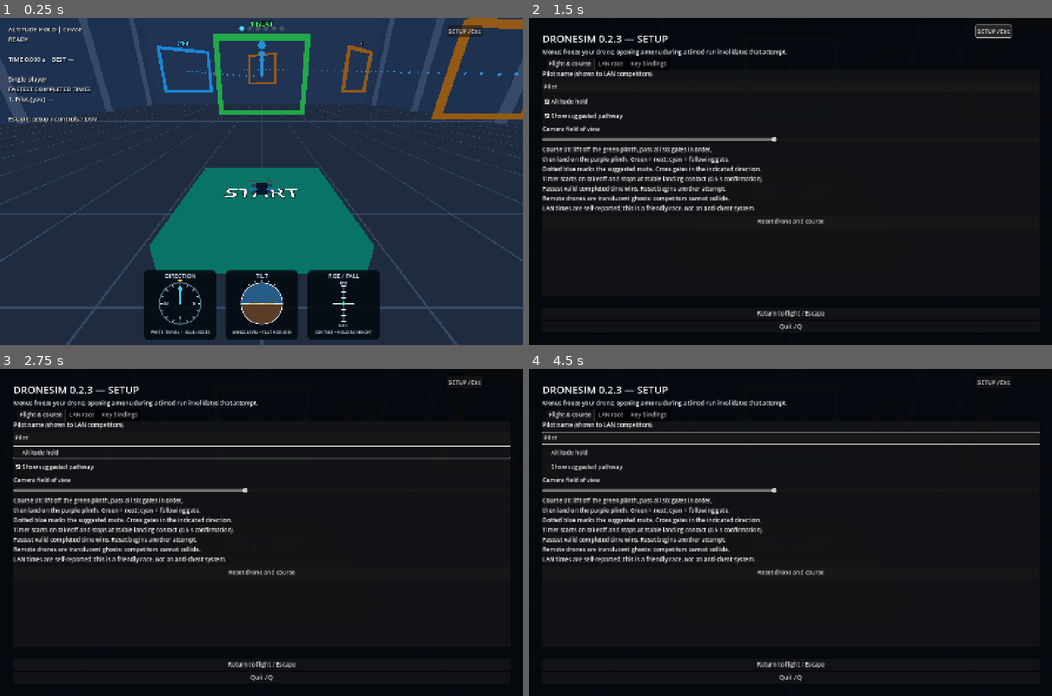
Above: before the commit, frames 1-4 (two rows, left to right).
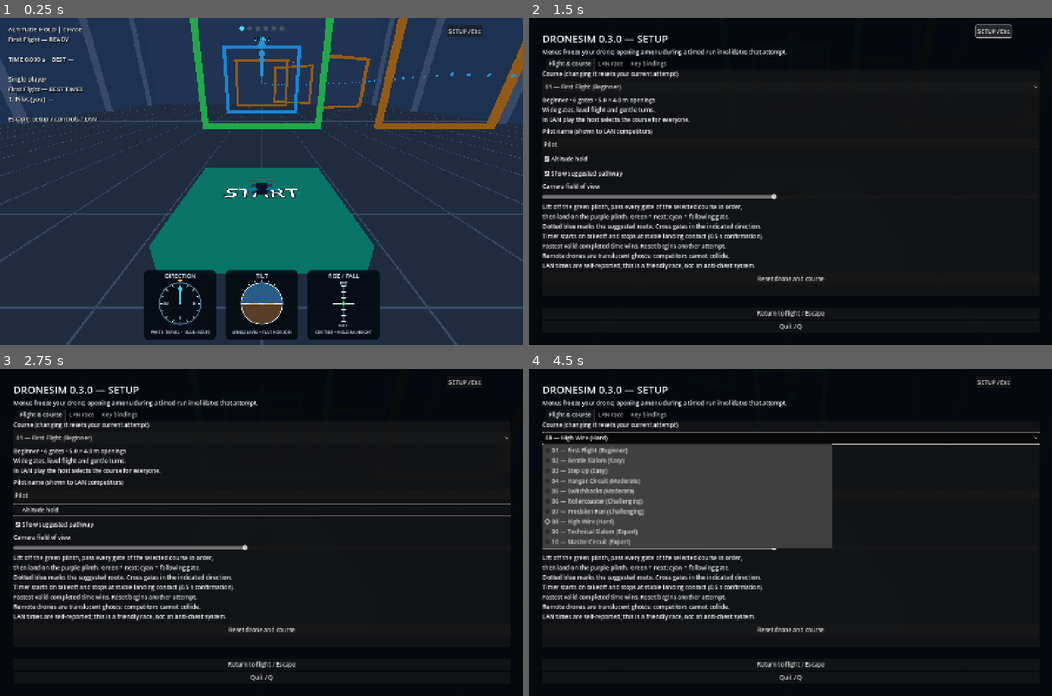
Above: after the commit, the same moments.

Repository: frazerpearce/DroneSim
Game: Godot game, scene res://main.tscn
The game is run twice, just before and just after one commit, with the same random seed, the same clock (stepped at 60 frames per second) and the same inputs.
Inputs (mouse positions are in pixels of both pictures, inside the frame that each line leads up to):
- Up to frame 1 (0.25 s): no input
- Up to frame 2 (1.5 s): tap Enter at 0.5 s; move the mouse to (905, 165) at 0.52 s; hold D 0.53-1.25 s; tap Z at 0.6 s; click (905, 165) at 0.67 s; tap Space at 0.77 s; click "SETUP / Esc" at 1.25 s
- Up to frame 3 (2.75 s): click "Altitude hold" at 2 s
- Up to frame 4 (4.5 s): click (790, 437) at 2.75 s, where only the run after the commit has a clickable "01 — First Flight (Beginner)"; click "Show suggested pathway" at 3.5 s; click (790, 437) at 4.25 s, where only the run after the commit has a clickable "08 — High Wire (Hard)"

The runs differ from the first frame. In frame 1, 6.9% of the frame differs, in the area x 1-100%, y 0-34%; in frame 2, 8.4%; in frame 3, 9.8%; in frame 4, 21%, in the area x 2-98%, y 5-81%.

Commit message:
Add ten selectable courses, host-synchronised course changes and validation notes (0.3.0)

Diff:
--- a/godot/course.gd
+++ b/godot/course.gd
@@ -1,9 +1,16 @@
 extends Node3D
-const POINTS := [Vector3(0,3,0),Vector3(-7,4,-10),Vector3(0,5,-20),Vector3(9,4,-10),Vector3(10,3,2),Vector3(8,2.5,12)]
+const Catalog = preload("res://course_catalog.gd")
+var selected := 0
+var POINTS: Array = Catalog.COURSES[0].points
 const START := Vector3(0,0.5,8)
 const FINISH := Vector3(8,0.5,20)
 const SPAWN := START + Vector3(0,0.18,0)
-const ID := "hangar-01-v1"
+var best_times := {}
+var gate_width := 5.0
+var gate_height := 4.0
+var geometry: Node3D
+func title() -> String: return Catalog.COURSES[selected].name
+func course_id() -> String: return "hangar-%02d-v1" % (selected+1)
 var game: Node3D
 var next_gate := 0
 var state := "READY"
@@ -19,14 +26,37 @@
 signal completed(time: float)
 
 func _ready() -> void:
+ rebuild()
+
+func select(index: int) -> void:
+ best_times[selected] = best
+ selected = clampi(index,0,Catalog.COURSES.size()-1)
+ var spec: Dictionary = Catalog.COURSES[selected]
+ POINTS = spec.points
+ gate_width = spec.width
+ gate_height = spec.height
+ best = best_times.get(selected,0.0)
+ rebuild()
+ reset_run()
+
+func rebuild() -> void:
+ var show_route := route.visible if is_instance_valid(route) else true
+ if is_instance_valid(geometry):
+  remove_child(geometry)
+  geometry.queue_free()
+ frames.clear()
+ labels.clear()
+ normals.clear()
+ geometry = Node3D.new()
+ add_child(geometry)
  for pair in [[START,Color(0.1,0.7,0.5),"START"],[FINISH,Color(0.5,0.3,0.9),"FINISH"]]:
-  game.block(self,pair[0]-Vector3(0,0.25,0),Vector3(3,0.5,3),pair[1])
+  game.block(geometry,pair[0]-Vector3(0,0.25,0),Vector3(3,0.5,3),pair[1])
   var text := Label3D.new()
   text.text = pair[2]
   text.position = pair[0]+Vector3(0,0.02,0)
   text.rotation_degrees.x = -90
   text.font_size = 100
-  add_child(text)
+  geometry.add_child(text)
  var last := START
  for i in range(POINTS.size()):
   var p: Vector3 = POINTS[i]
@@ -34,23 +64,24 @@
   normal = normal.normalized()
   normals.append(normal)
   var frame := Node3D.new()
-  add_child(frame)
+  geometry.add_child(frame)
   frame.position = p
   frame.rotation.y = atan2(normal.x,normal.z)
   frames.append(frame)
-  for x in [-2.2,2.2]:
-   game.block(frame,Vector3(x,0,0),Vector3(0.22,3.4,0.25),Color.ORANGE)
-  for y in [-1.7,1.7]:
-   game.block(frame,Vector3(0,y,0),Vector3(4.6,0.22,0.25),Color.ORANGE)
+  for x in [-gate_width/2-0.11,gate_width/2+0.11]:
+   game.block(frame,Vector3(x,0,0),Vector3(0.22,gate_height+0.44,0.25),Color.ORANGE)
+  for y in [-gate_height/2-0.11,gate_height/2+0.11]:
+   game.block(frame,Vector3(0,y,0),Vector3(gate_width+0.44,0.22,0.25),Color.ORANGE)
   var label := Label3D.new()
-  label.position = Vector3(0,2.2,0)
+  label.position = Vector3(0,gate_height/2+0.6,0)
   label.billboard = BaseMaterial3D.BILLBOARD_ENABLED
   label.font_size = 64
   frame.add_child(label)
   labels.append(label)
   last = p
  route = Node3D.new()
- add_child(route)
+ geometry.add_child(route)
+ route.visible = show_route
  var points: Array = [START+Vector3(0,2.5,0)]
  points.append_array(POINTS)
  points.append(FINISH+Vector3(0,1,0))
@@ -99,7 +130,7 @@
  if da >= 0 or db < 0: return false
  var hit := a.lerp(b,-da/(db-da))-centre
  var right := Vector3(normal.z,0,-normal.x)
- return absf(hit.dot(right)) <= 1.78 and absf(hit.y) <= 1.28
+ return absf(hit.dot(right)) <= gate_width/2-0.42 and absf(hit.y) <= gate_height/2-0.16
 
 func tick(dt: float, pos: Vector3, velocity: Vector3, crashed: bool, contact: bool) -> void:
  if state == "READY" and contact and pos.distance_to(SPAWN)<0.4: armed = true
--- /dev/null
+++ b/godot/course_catalog.gd
@@ -0,0 +1,14 @@
+extends RefCounted
+# Gate width/height are clear openings; all coordinates are metres.
+const COURSES := [
+ {"name":"First Flight","difficulty":"Beginner","width":5.0,"height":4.0,"hint":"Wide gates, level flight and gentle turns.","points":[Vector3(0,3,2),Vector3(0,3,-5),Vector3(0,3,-12),Vector3(4,3,-18),Vector3(8,3,-10),Vector3(8,3,2)]},
+ {"name":"Gentle Slalom","difficulty":"Easy","width":4.8,"height":3.8,"hint":"Learn to brake and change lateral direction.","points":[Vector3(-3,3,1),Vector3(3,3,-6),Vector3(-3,3,-13),Vector3(3,3,-21),Vector3(10,3,-12),Vector3(9,3,2)]},
+ {"name":"Step Up","difficulty":"Easy","width":4.6,"height":3.6,"hint":"Climb progressively, then descend under control.","points":[Vector3(0,3,1),Vector3(-5,5,-7),Vector3(-5,7,-17),Vector3(5,7,-21),Vector3(10,5,-10),Vector3(8,3,4)]},
+ {"name":"Hangar Circuit","difficulty":"Moderate","width":4.4,"height":3.4,"hint":"The original six-gate course with mixed heights.","points":[Vector3(0,3,0),Vector3(-7,4,-10),Vector3(0,5,-20),Vector3(9,4,-10),Vector3(10,3,2),Vector3(8,2.5,12)]},
+ {"name":"Switchbacks","difficulty":"Moderate","width":4.2,"height":3.4,"hint":"Repeated tight direction changes test momentum control.","points":[Vector3(-6,3,1),Vector3(-10,4,-10),Vector3(-3,4,-18),Vector3(4,4,-10),Vector3(11,4,-18),Vector3(13,3,-4),Vector3(8,3,8)]},
+ {"name":"Rollercoaster","difficulty":"Challenging","width":4.0,"height":3.2,"hint":"Alternate climbs and descents through a long circuit.","points":[Vector3(0,3,0),Vector3(-6,7,-8),Vector3(-6,3,-19),Vector3(3,8,-22),Vector3(11,4,-13),Vector3(9,8,-2),Vector3(5,3,9)]},
+ {"name":"Precision Run","difficulty":"Challenging","width":2.8,"height":2.8,"hint":"Smaller openings reward accurate alignment over speed.","points":[Vector3(-3,3,0),Vector3(-8,4,-9),Vector3(-4,5,-20),Vector3(5,5,-19),Vector3(11,4,-8),Vector3(8,3,5),Vector3(8,2.5,13)]},
+ {"name":"High Wire","difficulty":"Hard","width":3.0,"height":2.8,"hint":"Climb above the circuit, hold height, then descend to land.","points":[Vector3(0,4,0),Vector3(-6,8,-7),Vector3(-8,12,-18),Vector3(0,12,-23),Vector3(10,12,-15),Vector3(12,9,-4),Vector3(8,6,7),Vector3(8,3,13)]},
+ {"name":"Technical Slalom","difficulty":"Expert","width":2.5,"height":2.6,"hint":"Narrow gates, lateral reversals and changing height.","points":[Vector3(-4,3,1),Vector3(3,5,-5),Vector3(-5,3,-12),Vector3(3,6,-20),Vector3(11,4,-14),Vector3(5,6,-7),Vector3(12,3,1),Vector3(6,4,9),Vector3(8,2.5,14)]},
+ {"name":"Master Circuit","difficulty":"Expert","width":2.2,"height":2.4,"hint":"A long precision circuit combining altitude changes and reversals.","points":[Vector3(-4,3,1),Vector3(-10,6,-6),Vector3(-5,10,-15),Vector3(4,8,-23),Vector3(12,4,-17),Vector3(5,7,-9),Vector3(-4,4,-4),Vector3(2,9,4),Vector3(11,6,9),Vector3(8,2.5,14)]}
+]
--- a/godot/flight_hud.gd
+++ b/godot/flight_hud.gd
@@ -57,7 +57,7 @@
   var colour := Color(0.28,0.33,0.38)
   if i<game.course.next_gate: colour=Color(0.3,1,0.4)
   elif i==game.course.next_gate: colour=CYAN
-  draw_circle(Vector2(screen.x/2+(i-2.5)*22,28),6,colour,true,-1,true)
+  draw_circle(Vector2(screen.x/2+(i-(game.course.POINTS.size()-1)/2.0)*22,28),6,colour,true,-1,true)
 
 func compass(c: Vector2, heading: float) -> void:
  panel(c,"DIRECTION")
--- a/godot/main.gd
+++ b/godot/main.gd
@@ -116,6 +116,7 @@
 
 func save_settings() -> void:
  var config := ConfigFile.new()
+ config.set_value("flight","course",course.selected)
  config.set_value("flight","name",session.player_name)
  config.set_value("flight","hold",drone.altitude_hold)
  config.set_value("flight","path",course.route.visible)
@@ -126,11 +127,21 @@
 func load_settings() -> void:
  var config := ConfigFile.new()
  if config.load("user://settings.cfg")!=OK: return
+ var index: Variant = config.get_value("flight","course",0)
+ if index is int: course.select(index)
  session.player_name = str(config.get_value("flight","name","Pilot")).left(24)
  drone.altitude_hold = config.get_value("flight","hold",true)==true
  course.route.visible = config.get_value("flight","path",true)==true
  var fov: Variant = config.get_value("flight","fov",78.0)
  if (fov is int or fov is float) and is_finite(float(fov)): camera.fov=clampf(float(fov),50,110)
+
+func select_course(index: int, from_host := false) -> void:
+ if session.net.peer != null and not session.net.is_host and not from_host: return
+ course.select(index)
+ session.course_changed()
+ reset_attempt()
+ if setup: setup.refresh_course()
+ if not from_host: save_settings()
 
 func reset_attempt() -> void:
  drone.reset_drone()
@@ -199,4 +210,4 @@
   camera.look_at(drone.position+Vector3(0,0.15,0))
  var status := "CRASH — reset to retry" if drone.crashed else ("PAUSED" if paused else ("ALTITUDE HOLD" if drone.altitude_hold else "MANUAL COLLECTIVE"))
  hud.visible = not setup.visible
- hud.text = "%s | %s\n%s\n\nTIME %.3f s    BEST %s\n\n%s\n%s\nEscape: setup / controls / LAN" % [status,"FPV" if fpv else "CHASE",course.state,course.seconds,"%.3f s" % course.best if course.best>0 else "—",session.status,session.leaderboard()]
+ hud.text = "%s | %s\n%s\n\nTIME %.3f s    BEST %s\n\n%s\n%s\nEscape: setup / controls / LAN" % [status,"FPV" if fpv else "CHASE",course.title()+" — "+course.state,course.seconds,"%.3f s" % course.best if course.best>0 else "—",session.status,session.leaderboard()]
--- a/godot/project.godot
+++ b/godot/project.godot
@@ -1,7 +1,7 @@
 config_version=5
 [application]
 config/name="DroneSim"
-config/version="0.2.3"
+config/version="0.3.0"
 run/main_scene="res://main.tscn"
 config/features=PackedStringArray("4.4", "GL Compatibility")
 [display]
--- a/godot/session.gd
+++ b/godot/session.gd
@@ -1,6 +1,6 @@
 extends Node
 const Transport = preload("res://transport.gd")
-const PROTOCOL := "DroneSim-0.2.3-hangar-01-v1"
+const PROTOCOL := "DroneSim-0.3.0-courses-v1"
 var net = Transport.new()
 var game: Node3D
 var status := "Single player"
@@ -11,7 +11,10 @@
 var connect_age := 0.0
 var player_name := "Pilot"
 var local_best := 0.0
+var course_bests := {}
 var announced := false
+var snapshot_serial := 0
+var received_serial := -1
 
 func offline() -> void:
  net.close()
@@ -20,7 +23,10 @@
  states.clear()
  scores.clear()
  local_best = 0
+ course_bests.clear()
  announced = false
+ snapshot_serial = 0
+ received_serial = -1
  status = "Single player"
 
 func host(port: int) -> void:
@@ -39,9 +45,10 @@
 
 func record(time: float) -> void:
  if local_best == 0 or time < local_best: local_best = time
+ course_bests[game.course.selected] = local_best
 
 func local_state() -> Dictionary:
- return {"protocol":PROTOCOL,"name":player_name.left(24),"transform":game.drone.transform,"time":game.course.seconds,"gate":game.course.next_gate,"state":game.course.state,"best":local_best}
+ return {"protocol":PROTOCOL,"course":game.course.selected,"name":player_name.left(24),"transform":game.drone.transform,"time":game.course.seconds,"gate":game.course.next_gate,"state":game.course.state,"best":local_best}
 
 func valid(data: Dictionary) -> bool:
  if data.get("protocol") != PROTOCOL: return false
@@ -53,7 +60,9 @@
  for field in ["time","best"]:
   var number: Variant = data.get(field)
   if not (number is float or number is int) or not is_finite(float(number)) or number<0 or number>86400: return false
- return data.get("gate") is int and data.gate>=0 and data.gate<=6 and data.get("state") is String
+ var index: Variant = data.get("course")
+ if not index is int or index<0 or index>=game.course.Catalog.COURSES.size(): return false
+ return data.get("gate") is int and data.gate>=0 and data.gate<=game.course.Catalog.COURSES[index].points.size() and data.get("state") is String
 
 func _process(dt: float) -> void:
  if net.peer == null: return
@@ -81,22 +90,23 @@
  for packet in net.incoming:
   var data: Dictionary = packet.message
   if net.is_host and data.get("type") == "pilot":
-   if valid(data): states[packet.sender] = data
+   if valid(data):
+    if data.course==game.course.selected: states[packet.sender] = data
    else: net.disconnect_peer(packet.sender)
   elif not net.is_host and packet.sender == 1 and data.get("type") == "snapshot":
    if data.get("protocol") != PROTOCOL:
     offline()
     status = "Incompatible DroneSim version/course"
     return
-   if data.get("pilots") is Dictionary and data.pilots.size()<=8:
-    states = data.pilots
+   accept_snapshot(data)
  net.incoming.clear()
  accumulator += dt
  if accumulator >= 0.05:
   accumulator = 0
   if net.is_host:
+   snapshot_serial += 1
    states[1] = local_state()
-   net.send(0,{"type":"snapshot","protocol":PROTOCOL,"pilots":states},false,2)
+   net.send(0,{"type":"snapshot","protocol":PROTOCOL,"course":game.course.selected,"serial":snapshot_serial,"pilots":states},false,2)
   elif net.connected:
    var data := local_state()
    data.type = "pilot"
@@ -110,7 +120,7 @@
    ghosts[id].queue_free()
    ghosts.erase(id)
  for id in states:
-  if id == own or not states[id] is Dictionary or not valid(states[id]): continue
+  if id == own or not states[id] is Dictionary or not valid(states[id]) or states[id].course!=game.course.selected: continue
   var data: Dictionary = states[id]
   if not ghosts.has(id):
    var ghost := Node3D.new() # visual only: no bodies, areas or collision shapes
@@ -146,12 +156,31 @@
  var own: int = net.peer.get_unique_id() if net.peer!=null and net.connected else 1
  rows.append({"name":player_name+" (you)","best":local_best})
  for id in states:
-  if id != own and states[id] is Dictionary and valid(states[id]): rows.append(states[id])
+  if id != own and states[id] is Dictionary and valid(states[id]) and states[id].course==game.course.selected: rows.append(states[id])
  rows.sort_custom(func(a,b): return (a.best if a.best>0 else INF)<(b.best if b.best>0 else INF))
- var text := "FASTEST COMPLETED TIMES\n"
+ var text: String = game.course.title()+" — BEST TIMES\n"
  for i in range(rows.size()):
   text += "%d. %s  %s\n" % [i+1,str(rows[i].name).left(30),"%.3f s" % rows[i].best if rows[i].best>0 else "—"]
  return text
 
 func _exit_tree() -> void:
  net.close()
+
+func course_changed() -> void:
+ # Completion records are already stored under their course; restore the new selection.
+ local_best = course_bests.get(game.course.selected,0.0)
+ states.clear()
+ for ghost in ghosts.values(): ghost.queue_free()
+ ghosts.clear()
+
+func accept_snapshot(data: Dictionary) -> bool:
+ if data.get("protocol")!=PROTOCOL: return false
+ var serial: Variant = data.get("serial")
+ var index: Variant = data.get("course")
+ if not serial is int or serial<=received_serial: return false
+ if not index is int or index<0 or index>=game.course.Catalog.COURSES.size(): return false
+ if not data.get("pilots") is Dictionary or data.pilots.size()>8: return false
+ received_serial = serial
+ if index!=game.course.selected: game.select_course(index,true)
+ states = data.pilots
+ return true
--- a/godot/setup.gd
+++ b/godot/setup.gd
@@ -9,6 +9,8 @@
 var name_field: LineEdit
 var address: LineEdit
 var port: SpinBox
+var course_picker: OptionButton
+var course_info: Label
 var previous_pause := false
 
 func label(parent: Node, text: String) -> Label:
@@ -44,12 +46,21 @@
  add_child(panel)
  var box := VBoxContainer.new()
  panel.add_child(box)
- label(box,"DRONESIM 0.2.3 — SETUP").add_theme_font_size_override("font_size",28)
+ label(box,"DRONESIM 0.3.0 — SETUP").add_theme_font_size_override("font_size",28)
  label(box,"Menus freeze your drone; opening a menu during a timed run invalidates that attempt.")
  tabs = TabContainer.new()
  tabs.size_flags_vertical = Control.SIZE_EXPAND_FILL
  box.add_child(tabs)
  var flight := page("Flight & course")
+ label(flight,"Course (changing it resets your current attempt)")
+ course_picker = OptionButton.new()
+ for i in range(game.course.Catalog.COURSES.size()):
+  var spec: Dictionary = game.course.Catalog.COURSES[i]
+  course_picker.add_item("%02d — %s (%s)" % [i+1,spec.name,spec.difficulty])
+ flight.add_child(course_picker)
+ course_info = label(flight,"")
+ course_picker.item_selected.connect(func(index): game.select_course(index))
+ refresh_course()
  label(flight,"Pilot name (shown to LAN competitors)")
  name_field = LineEdit.new()
  name_field.max_length = 24
@@ -74,7 +85,7 @@
  fov.value = game.camera.fov
  fov.value_changed.connect(func(value): game.camera.fov=value; game.save_settings())
  flight.add_child(fov)
- label(flight,"Course 01: lift off the green plinth, pass all six gates in order,\nthen land on the purple plin …(419 unchanged characters)…
+ label(flight,"Lift off the green plinth, pass every gate of the selected course in order,\nthen land on the purple plin …(419 unchanged characters)…
  button(flight,"Reset drone and course",func(): game.reset_attempt())
  var lan := page("LAN race")
  label(lan,"Mac and Windows • up to 8 pilots • same version on every machine")
@@ -165,4 +176,13 @@
  else: notice.text=game.controls.error
  get_viewport().set_input_as_handled()
 func _process(_dt: float) -> void:
- if visible: network_status.text=game.session.status+"\n\n"+game.session.leaderboard()
+ if visible:
+  refresh_course()
+  network_status.text=game.session.status+"\n\n"+game.session.leaderboard()
+
+func refresh_course() -> void:
+ if not course_picker: return
+ course_picker.select(game.course.selected)
+ var spec: Dictionary = game.course.Catalog.COURSES[game.course.selected]
+ course_info.text = "%s • %d gates • %.1f × %.1f m openings\n%s\nIn LAN play the host selects the course for everyone." % [spec.difficulty,spec.points.size(),spec.width,spec.height,spec.hint]
+ course_picker.disabled = game.session.net.peer != null and not game.session.net.is_host
--- /dev/null
+++ b/godot/test_courses.gd
@@ -0,0 +1,51 @@
+extends SceneTree
+var failures := 0
+func check(ok: bool, caption: String) -> void:
+ print("PASS " if ok else "FAIL ",caption)
+ if not ok: failures+=1
+func _initialize() -> void: call_deferred("run")
+func run() -> void:
+ var game=load("res://main.tscn").instantiate()
+ root.add_child(game)
+ game.set_physics_process(false)
+ game.drone.freeze=true
+ check(game.course.Catalog.COURSES.size()==10,"ten selectable courses")
+ for index in range(10):
+  game.select_course(index,true)
+  var c=game.course
+  var valid: bool = c.frames.size()==c.POINTS.size() and c.gate_width>1 and c.gate_height>1
+  c.tick(0.01,c.SPAWN,Vector3.ZERO,false,true)
+  c.tick(0.01,c.SPAWN+Vector3(0,0.1,0),Vector3.UP,false,false)
+  for i in range(c.POINTS.size()):
+   var p: Vector3=c.POINTS[i]
+   var n: Vector3=c.normals[i]
+   valid=valid and absf(p.x)+c.gate_width/2<19 and p.y-c.gate_height/2>0 and p.y+c.gate_height/2<15.5 and absf(p.z)<27
+   valid=valid and not c.crossed(i,p+n,p-n)
+   c.previous=p-n
+   c.tick(1,p+n,Vector3.ZERO,false,false)
+  for i in range(60): c.tick(0.01,c.FINISH+Vector3(0,0.12,0),Vector3.ZERO,false,true)
+  valid=valid and c.state=="FINISHED" and c.next_gate==c.POINTS.size()
+  check(valid,"%s: geometry, ordered gates and finish" % c.title())
+ game.select_course(0,true)
+ check(game.course.best>0 and game.session.local_best>0,"course-specific best restored")
+ game.select_course(9,true)
+ var state: Dictionary=game.session.local_state()
+ state.gate=10
+ check(game.session.valid(state),"LAN accepts ten-gate course progress")
+ state.gate=11
+ check(not game.session.valid(state),"LAN rejects progress beyond selected course length")
+ game.setup.show_panel()
+ game.setup.course_picker.item_selected.emit(1)
+ check(game.course.selected==1 and game.drone.freeze and game.course.state=="READY","Escape selector changes course and resets frozen drone")
+ game.setup.close()
+ check(not game.paused and not game.drone.freeze,"closing selector resumes selected course")
+ var snap := {"protocol":game.session.PROTOCOL,"course":8,"serial":1,"pilots":{}}
+ check(game.session.accept_snapshot(snap) and game.course.selected==8,"host snapshot synchronises client course")
+ snap.course=0
+ snap.serial=0
+ check(not game.session.accept_snapshot(snap) and game.course.selected==8,"stale snapshots cannot revert course selection")
+ snap.course=99
+ snap.serial=2
+ check(not game.session.accept_snapshot(snap) and game.course.selected==8,"invalid network course rejected")
+ print("Course checks: ",failures," failures")
+ quit(failures)
--- a/godot/test_features.gd
+++ b/godot/test_features.gd
@@ -7,6 +7,7 @@
 func run() -> void:
  var game = load("res://main.tscn").instantiate()
  root.add_child(game)
+ game.select_course(0,true)
  game.set_physics_process(false)
  game.drone.freeze = true
  var c = game.course
--- a/godot/test_flight.gd
+++ b/godot/test_flight.gd
@@ -10,6 +10,7 @@
 func run() -> void:
  var scene = load("res://main.tscn").instantiate()
  root.add_child(scene)
+ scene.select_course(0,true)
  scene.set_physics_process(false)
  var d = scene.drone
  d.motors_armed = true
--- a/godot/test_takeoff.gd
+++ b/godot/test_takeoff.gd
@@ -3,6 +3,7 @@
 func run() -> void:
  var game = load("res://main.tscn").instantiate()
  root.add_child(game)
+ game.select_course(0,true)
  game.controls.restore_defaults()
  for i in range(240): await physics_frame
  var idle_height: float = game.drone.position.y
Not shown, added: godot/course_catalog.gd.uid
Not shown, changed: godot/export_presets.cfg
Not shown, added: godot/test_courses.gd.uid
Not shown, changed: USER_GUIDE.md
Not shown, changed: build.sh
Not shown, changed: docs/DEVELOPMENT.md
